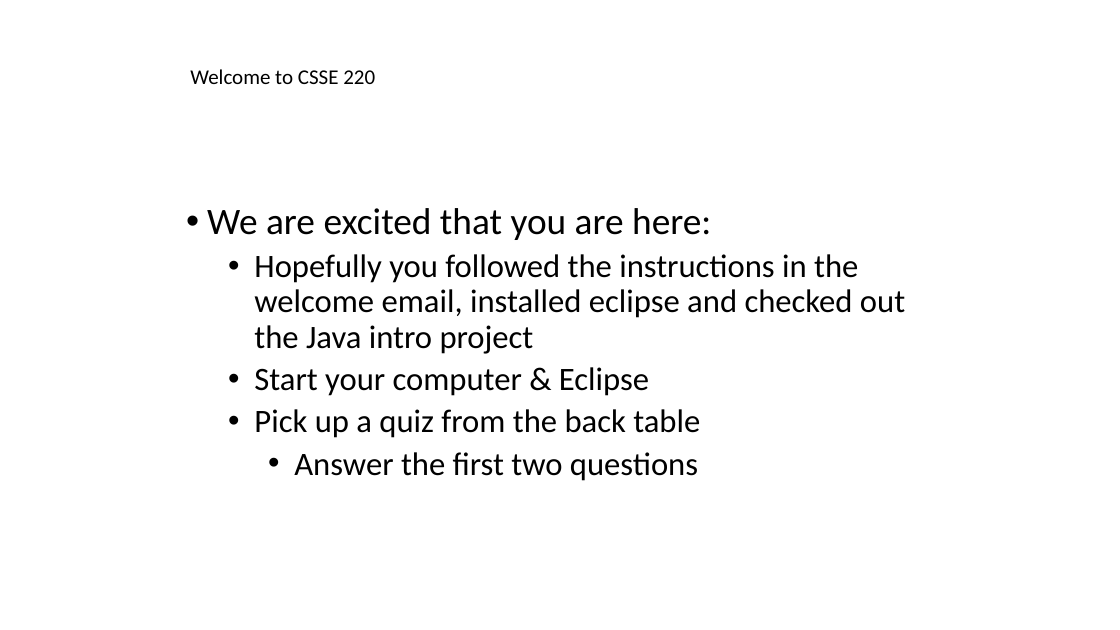
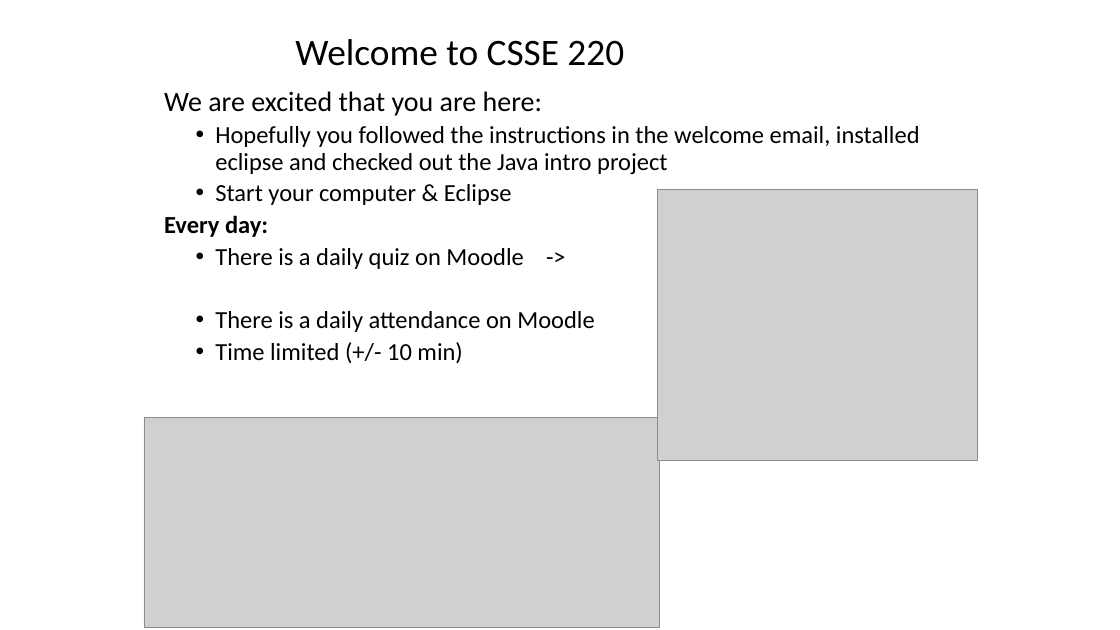
Before and after one commit to RHIT-CSSE/csse220, a slide deck: slide 1 of ClassMaterials/JavaIntro/Slides/InstructorIntro.pptx. Drawn at 1120x630 pixels with LibreOffice and Linux fonts; fonts in the diff are those of the drawing; grey boxes stand for pictures. Boxes give left, top, right and bottom in pixels: in the first picture for what was removed or moved away, otherwise in the second. Text is boxed around its words. In the diff, an @@ line names an element or a change of style, - is before the commit and + after.

```diff
--- a/ClassMaterials/JavaIntro/Slides/InstructorIntro.pptx
+++ b/ClassMaterials/JavaIntro/Slides/InstructorIntro.pptx
@@ title "Welcome to CSSE 220": place and size @@
-title "Welcome to CSSE 220" at [190, 69, 375, 84]
+title "Welcome to CSSE 220" at [295, 39, 624, 66]
@@ title "Welcome to CSSE 220" at [295, 39, 624, 66]: size 18 to 32 pt @@
@@ text "We are excited that you ...": place and size @@
-text "We are excited that you ..." at [207, 208, 905, 481]
+text "We are excited that you ..." at [164, 91, 920, 364]
@@ text at [164, 91, 920, 205]: size 32 to 24 pt in "We are excited that you are here:"; size 28 to 21 pt in "Hopefully you followed the instructions in the ...", "Start your computer & Eclipse"; bullet • to none; indent changed; less space between paragraphs @@
@@ picture added at [657, 189, 978, 460] @@
@@ text at [164, 215, 594, 364]: text changed; size 28 to 21 pt @@
-  • Pick up a quiz from the back table
-    • Answer the first two questions
+Every day:
+  • There is a daily quiz on Moodle ->
+  • There is a daily attendance on Moodle
+  • Time limited (+/- 10 min)
@@ picture added at [144, 418, 660, 628] @@
```
Also in this commit, not shown: 6 other slides changed, 45 other files.
